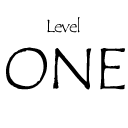
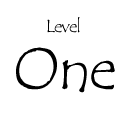
Revision of a layered 128×128 image; what changed, layer by layer:
renamed "ONE" to "One", painted on it over (6, 47, 125, 93)
